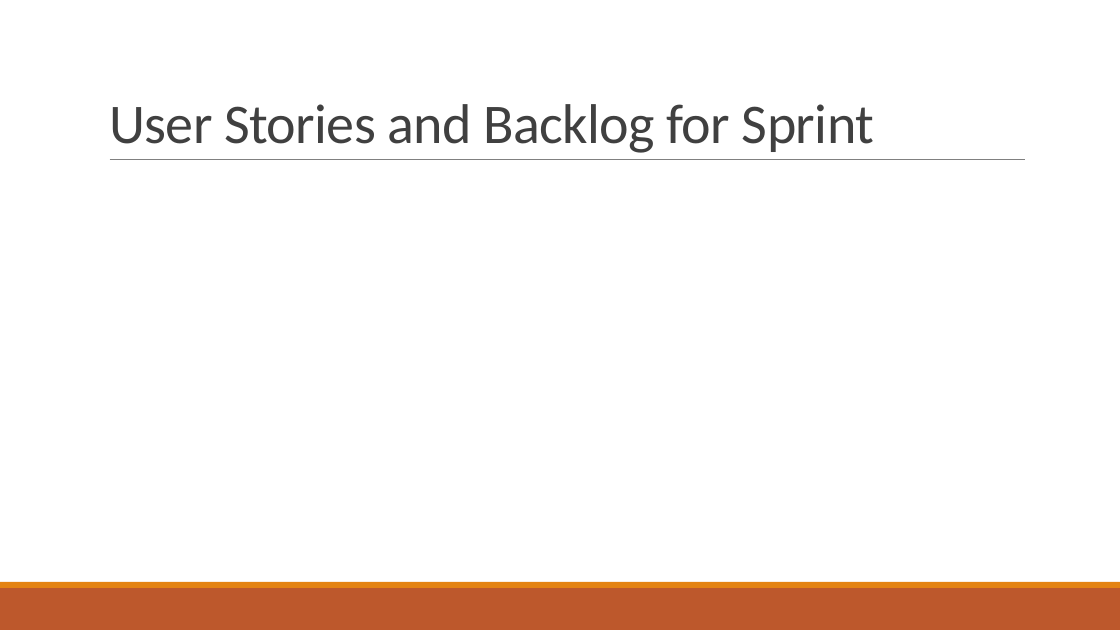
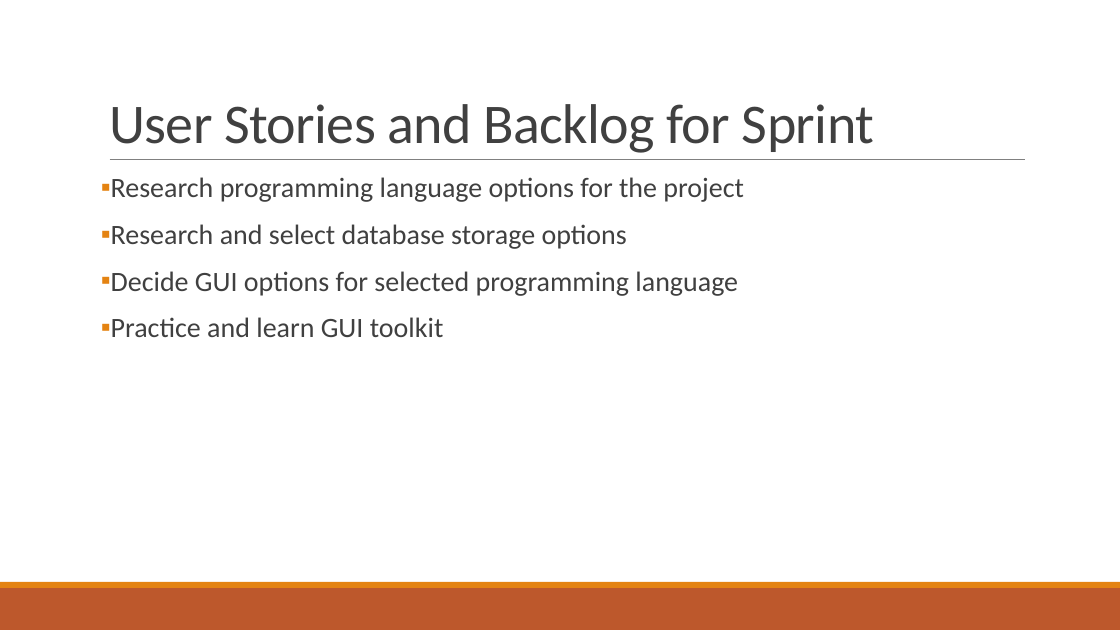
Before and after one commit to SDSMT-CSC464-F15/dancesoft, a slide deck: slide 5 of Sprint 1/DanceSoft powerpoint.pptx. Drawn at 1120x630 pixels with LibreOffice and Linux fonts; fonts in the diff are those of the drawing. Boxes give left, top, right and bottom in pixels: in the first picture for what was removed or moved away, otherwise in the second. Text is boxed around its words. In the diff, an @@ line names an element or a change of style, - is before the commit and + after.

```diff
--- a/Sprint 1/DanceSoft powerpoint.pptx
+++ b/Sprint 1/DanceSoft powerpoint.pptx
@@ text added at (111,177,744,337), 24 pt, text #404040 @@
+▪ Research programming language options for the project
+▪ Research and select database storage options
+▪ Decide GUI options for selected programming language
+▪ Practice and learn GUI toolkit
```
Also in this commit, not shown: 5 other slides changed.
